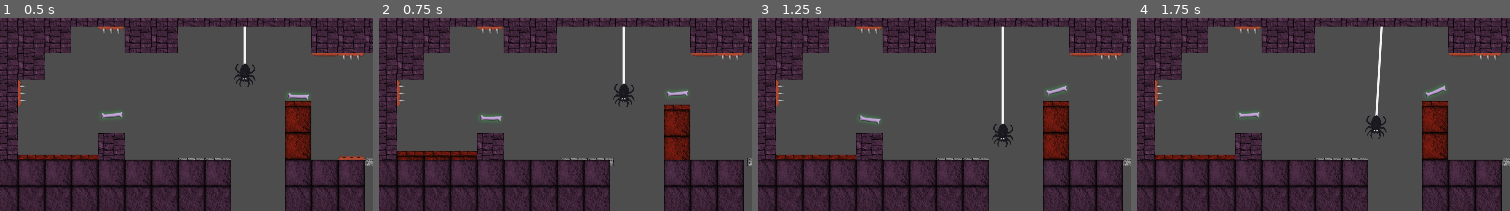
Above: before the commit, frames 1-4 (left to right).
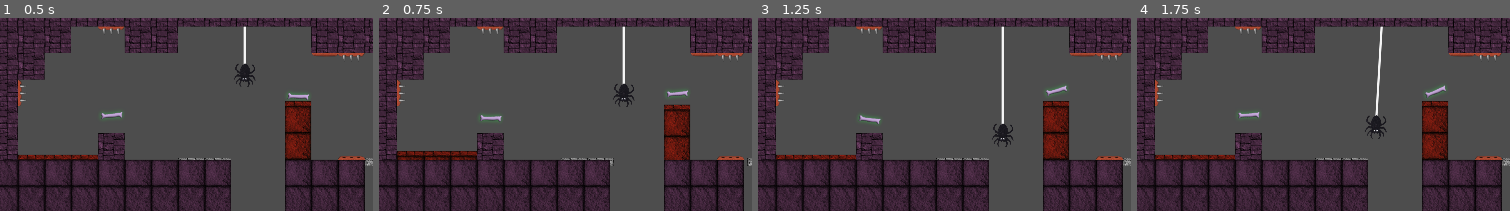
Above: after the commit, the same moments.

Repository: Drew-Wagner/Spectros
Game: Godot game, scene res://scenes/levels/level_1.tscn
Two runs of this game, one before a commit and one after it. Both use one fixed random seed, a clock stepped at 60 frames per second and the inputs below. This scene is started directly instead of the project's main scene.
Inputs:
- Up to frame 1 (0.5 s): no input
- Up to frame 2 (0.75 s): tap Space (toggle) at 0.6 s
- Up to frame 3 (1.25 s): no input
- Up to frame 4 (1.75 s): tap Space (toggle) at 1.35 s
The pictures show only the part of the screen within x 16-66%, y 6-56%; the shares and areas given below are measured in that part.

Frame 1 is identical in both runs. In frame 2, 0.1% of the frame differs, in the area x 90-98%, y 71-74%; in frame 3, 0.1%; in frame 4, 0.1%.
Error before the commit: Cannot call method 'queue_free' on a null value. (res://scripts/toggleable_spikes.gd:17)

Commit message:
fix instantiation as Area2D instead of Node2D

Diff:
--- a/scripts/toggleable_spikes.gd
+++ b/scripts/toggleable_spikes.gd
@@ -3,7 +3,7 @@
 @export var spikes_scene: PackedScene
 @onready var spikes_off: Sprite2D = $SpikesOff
 
-var spikes: Area2D
+var spikes: Node2D
 
 # Called when the element switches from off -> on
 func _on_switch_on():
@@ -19,5 +19,5 @@
 
 
 func _add_spikes():
-	spikes = spikes_scene.instantiate() as Area2D
+	spikes = spikes_scene.instantiate() as Node2D
 	add_child(spikes)
